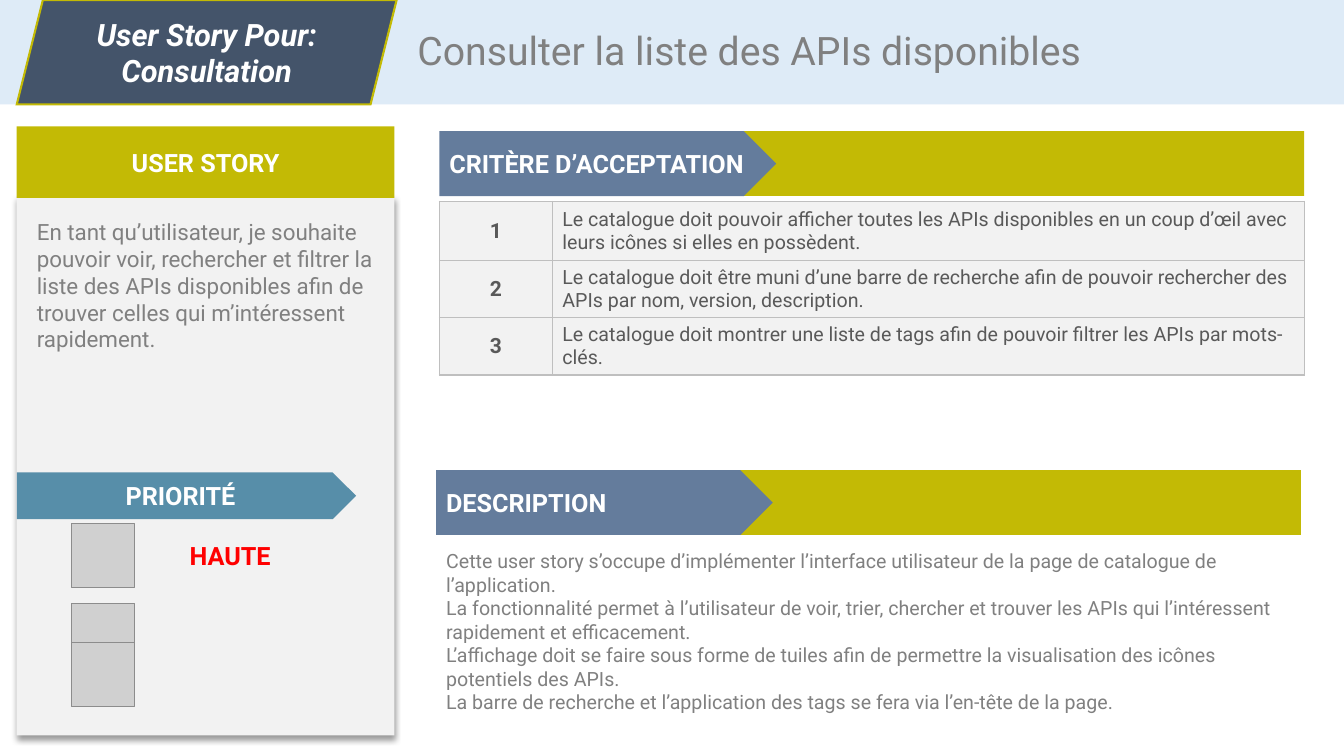
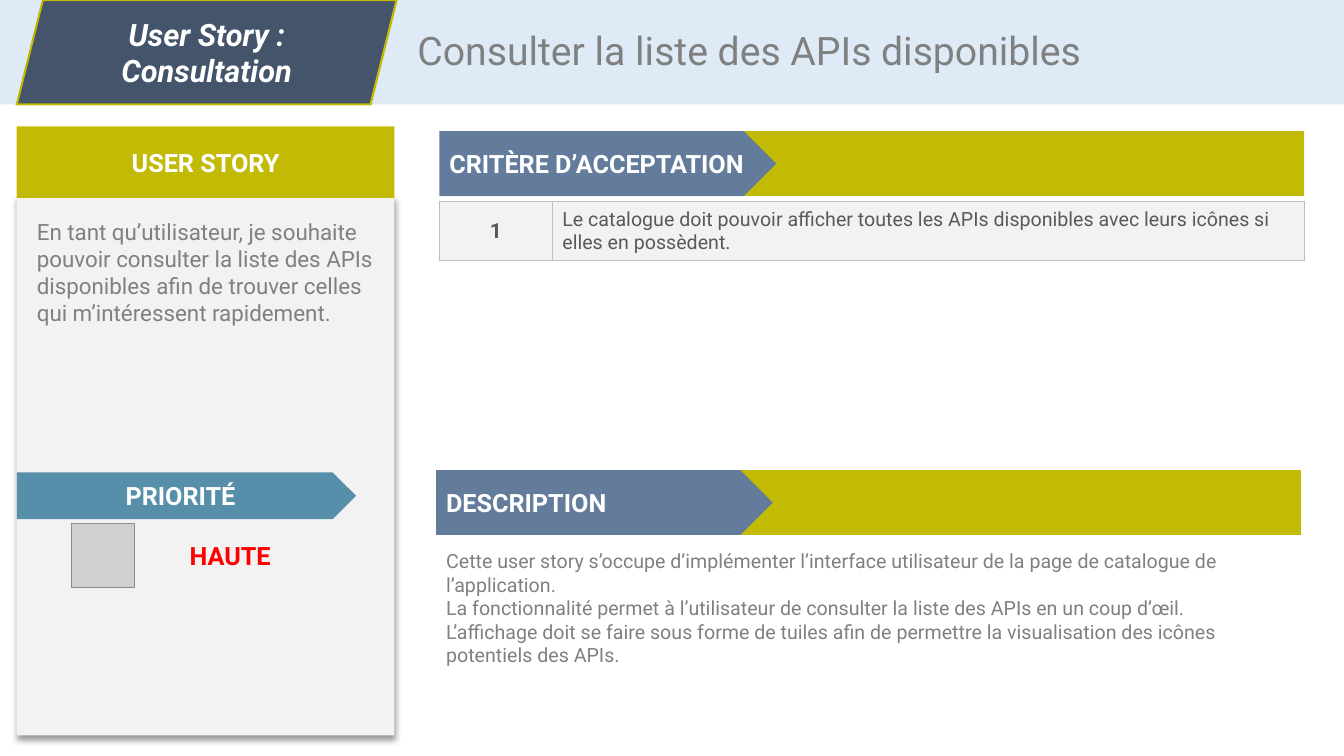
Before and after one commit to CC4K/api-catalog-development, a slide deck: slide 1 of reports/S3-User-Stories/user-stories-dev.odp. Drawn at 1344x756 pixels with LibreOffice and Linux fonts; fonts in the diff are those of the drawing; grey boxes stand for pictures. Boxes give left, top, right and bottom in pixels: in the first picture for what was removed or moved away, otherwise in the second. Text is boxed around its words. In the diff, an @@ line names an element or a change of style, - is before the commit and + after.

Commit message:
updated user stories (meeting tomorrow)

```diff
--- a/reports/S3-User-Stories/user-stories-dev.odp
+++ b/reports/S3-User-Stories/user-stories-dev.odp
@@ text in parallelogram at box(121, 24, 292, 83): text changed @@
-User Story Pour: Consultation
+User Story :
+Consultation
@@ table at box(439, 201, 1304, 261) @@
-row 1: 1 | Le catalogue doit pouvoir afficher toutes les APIs disponibles en un coup d’œil avec leurs icônes si elles en possèdent.
-row 2: 2 | Le catalogue doit être muni d’une barre de recherche afin de pouvoir rechercher des APIs par nom, version, description.
-row 3: 3 | Le catalogue doit montrer une liste de tags afin de pouvoir filtrer les APIs par mots-clés.
+row 1: 1 | Le catalogue doit pouvoir afficher toutes les APIs disponibles avec leurs icônes si elles en possèdent.
@@ text at box(37, 223, 372, 326): text changed @@
-En tant qu’utilisateur, je souhaite pouvoir voir, rechercher et filtrer la liste des APIs disponibles afin de trouver celles qui m’intéressent rapidement.
+En tant qu’utilisateur, je souhaite pouvoir consulter la liste des APIs disponibles afin de trouver celles qui m’intéressent rapidement.
@@ picture removed at box(72, 602, 135, 666) @@
@@ text at box(446, 600, 1184, 619): text changed @@
-La fonctionnalité permet à l’utilisateur de voir, trier, chercher et trouver les APIs qui l’intéressent rapidement et efficacement.
+La fonctionnalité permet à l’utilisateur de consulter la liste des APIs en un coup d’œil.
@@ picture removed at box(72, 643, 135, 706) @@
@@ text at box(446, 694, 1113, 713): paragraph removed @@
-La barre de recherche et l’application des tags se fera via l’en-tête de la page.
```
Also in this commit, not shown: 9 other slides changed, 4 slides added, 1 slide removed, 11 other files.
